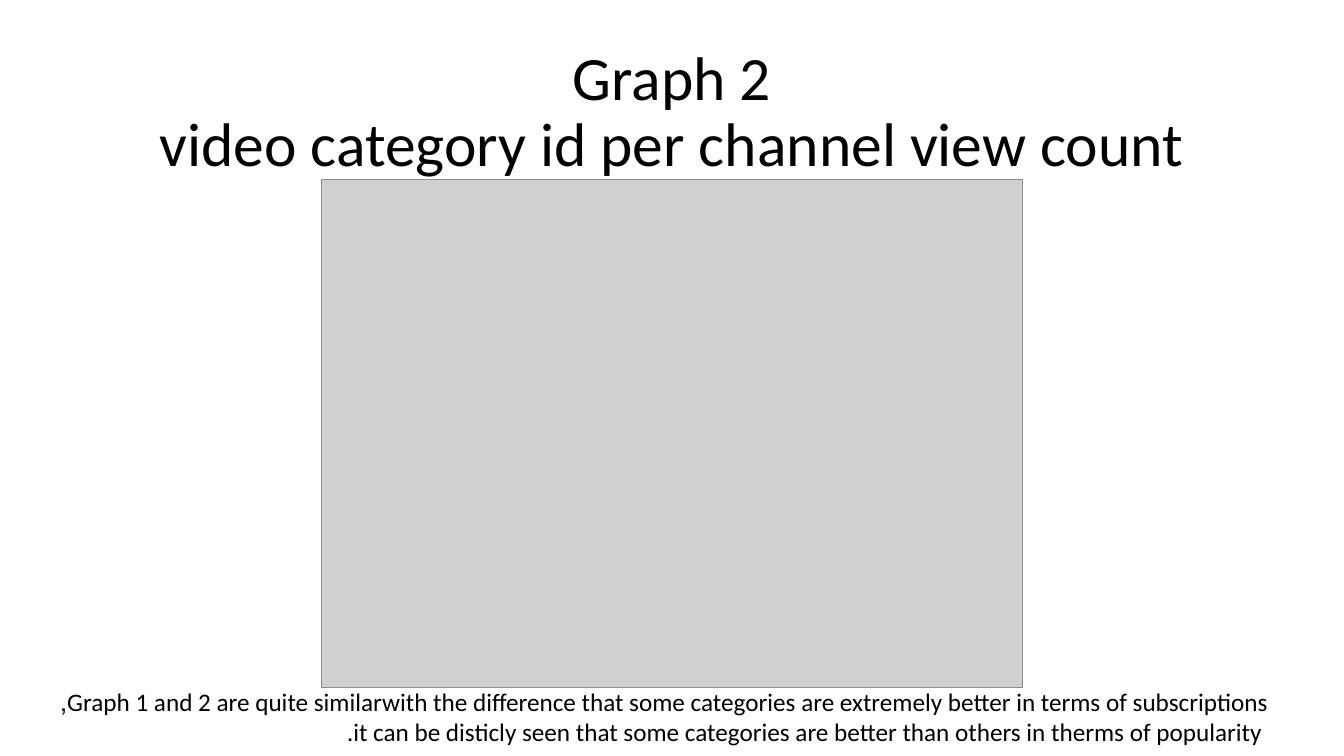
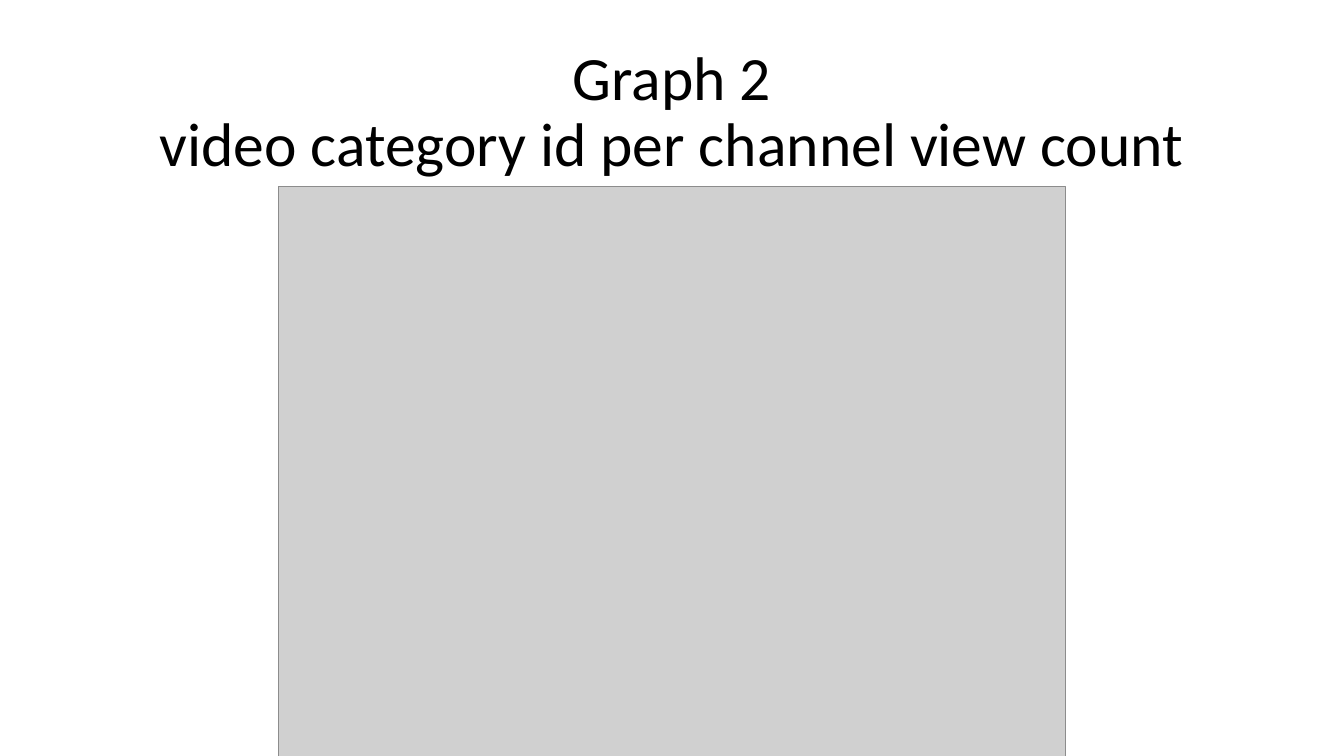
Before and after one commit to YonatanShoham/YouTube-dataset-analysis, a slide deck: slide 9 of YouTube dataset analysis presentation.pptx. Drawn at 1344x756 pixels with LibreOffice and Linux fonts; fonts in the diff are those of the drawing; grey boxes stand for pictures; background and template pictures are left out. Boxes give left, top, right and bottom in pixels: in the first picture for what was removed or moved away, otherwise in the second. Text is boxed around its words. In the diff, an @@ line names an element or a change of style, - is before the commit and + after.

```diff
--- a/YouTube dataset analysis presentation.pptx
+++ b/YouTube dataset analysis presentation.pptx
@@ picture: place and size @@
-picture at bbox=[322, 179, 1022, 688]
+picture at bbox=[278, 187, 1066, 756]
@@ text removed at bbox=[67, 693, 1268, 746] @@
-Graph 1 and 2 are quite similarwith the difference that some categories are extremely better in terms of subscriptions,
-it can be disticly seen that some categories are better than others in therms of popularity.
```
Also in this commit, not shown: 2 other slides changed.
